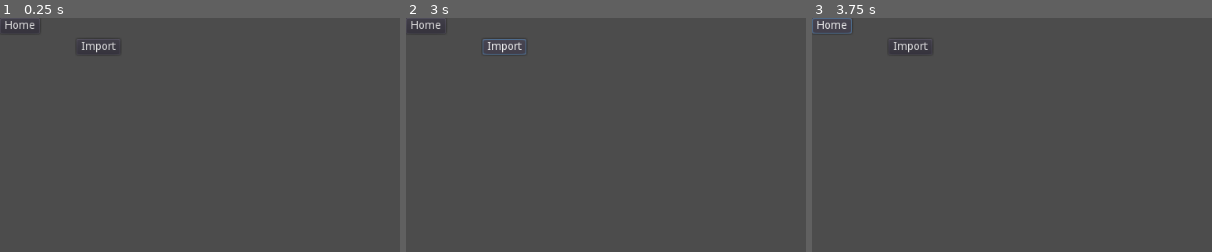
Above: before the commit, frames 1-3 (left to right).
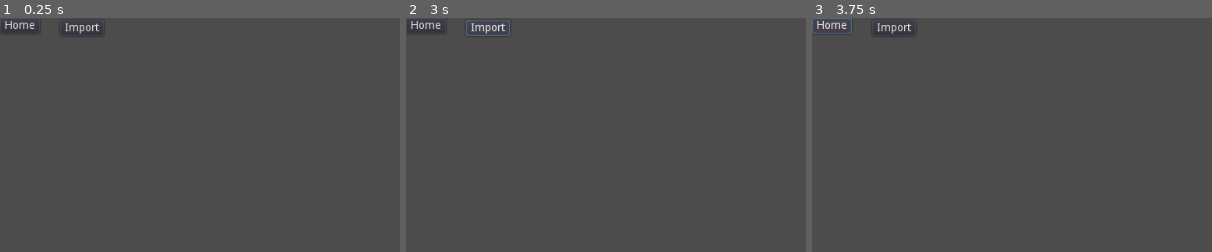
Above: after the commit, the same moments.

Repository: Apexal/wrathskeller
Game: Godot game, scene res://src/scenes/characters/ManageCharacter.tscn
The game is run twice, just before and just after one commit, with the same random seed, the same clock (stepped at 60 frames per second) and the same inputs. This scene is started directly instead of the project's main scene.
Inputs:
- Up to frame 1 (0.25 s): no input
- Up to frame 2 (3 s): click "Import" at 0.5 s; click "Home" at 1.25 s; click "Home" at 2 s; click "Import" at 2.75 s
- Up to frame 3 (3.75 s): click "Home" at 3.5 s
The pictures show only the part of the screen within x 0-50%, y 0-50%; the shares and areas given below are measured in that part.

The runs differ from the first frame. In frame 1, 0.4% of the frame differs, in the area x 15-30%, y 2-16%; in frame 2, 0.6%, in the area x 15-30%, y 0-16%; in frame 3, 0.4%.

Commit message:
Add experimental save and load

Diff:
--- /dev/null
+++ b/src/actors/players/Character.tscn
@@ -0,0 +1,283 @@
+[gd_scene load_steps=11 format=2]
+
+[ext_resource path="res://src/actors/players/frank/sprites/frank2.png" type="Texture" id=1]
+[ext_resource path="res://src/actors/players/player.gd" type="Script" id=2]
+
+[sub_resource type="RectangleShape2D" id=61]
+extents = Vector2( 54, 20.8253 )
+
+[sub_resource type="RectangleShape2D" id=60]
+extents = Vector2( 36.5, 138 )
+
+[sub_resource type="Animation" id=76]
+resource_name = "LightPunch"
+length = 0.2
+tracks/0/type = "value"
+tracks/0/path = NodePath("Sprite:frame")
+tracks/0/interp = 1
+tracks/0/loop_wrap = true
+tracks/0/imported = false
+tracks/0/enabled = true
+tracks/0/keys = {
+"times": PoolRealArray( 0, 0.1 ),
+"transitions": PoolRealArray( 1, 1 ),
+"update": 1,
+"values": [ 8, 3 ]
+}
+tracks/1/type = "value"
+tracks/1/path = NodePath("HitArea/HitCollider:shape")
+tracks/1/interp = 1
+tracks/1/loop_wrap = true
+tracks/1/imported = false
+tracks/1/enabled = true
+tracks/1/keys = {
+"times": PoolRealArray( 0, 0.1 ),
+"transitions": PoolRealArray( 1, 1 ),
+"update": 1,
+"values": [ SubResource( 61 ), SubResource( 61 ) ]
+}
+tracks/2/type = "value"
+tracks/2/path = NodePath("BodyCollider:position")
+tracks/2/interp = 1
+tracks/2/loop_wrap = true
+tracks/2/imported = false
+tracks/2/enabled = true
+tracks/2/keys = {
+"times": PoolRealArray( 0, 0.1 ),
+"transitions": PoolRealArray( 1, 1 ),
+"update": 0,
+"values": [ Vector2( -4, 23.7379 ), Vector2( 6.25004, 27.6943 ) ]
+}
+tracks/3/type = "value"
+tracks/3/path = NodePath("BodyCollider:shape")
+tracks/3/interp = 1
+tracks/3/loop_wrap = true
+tracks/3/imported = false
+tracks/3/enabled = true
+tracks/3/keys = {
+"times": PoolRealArray( 0.1 ),
+"transitions": PoolRealArray( 1 ),
+"update": 1,
+"values": [ SubResource( 60 ) ]
+}
+
+[sub_resource type="Animation" id=67]
+length = 0.2
+tracks/0/type = "value"
+tracks/0/path = NodePath("Sprite:frame")
+tracks/0/interp = 1
+tracks/0/loop_wrap = true
+tracks/0/imported = false
+tracks/0/enabled = true
+tracks/0/keys = {
+"times": PoolRealArray( 0 ),
+"transitions": PoolRealArray( 1 ),
+"update": 0,
+"values": [ 7 ]
+}
+tracks/1/type = "value"
+tracks/1/path = NodePath("BodyCollider:shape:extents")
+tracks/1/interp = 1
+tracks/1/loop_wrap = true
+tracks/1/imported = false
+tracks/1/enabled = true
+tracks/1/keys = {
+"times": PoolRealArray( 0 ),
+"transitions": PoolRealArray( 1 ),
+"update": 0,
+"values": [ Vector2( 36.5, 138 ) ]
+}
+tracks/2/type = "value"
+tracks/2/path = NodePath("BodyCollider:position")
+tracks/2/interp = 1
+tracks/2/loop_wrap = true
+tracks/2/imported = false
+tracks/2/enabled = true
+tracks/2/keys = {
+"times": PoolRealArray( 0 ),
+"transitions": PoolRealArray( 1 ),
+"update": 0,
+"values": [ Vector2( -15, 21 ) ]
+}
+tracks/3/type = "value"
+tracks/3/path = NodePath("HitArea/HitCollider:disabled")
+tracks/3/interp = 1
+tracks/3/loop_wrap = true
+tracks/3/imported = false
+tracks/3/enabled = true
+tracks/3/keys = {
+"times": PoolRealArray( 0 ),
+"transitions": PoolRealArray( 1 ),
+"update": 1,
+"values": [ true ]
+}
+tracks/4/type = "value"
+tracks/4/path = NodePath("HitArea/HitCollider:shape")
+tracks/4/interp = 1
+tracks/4/loop_wrap = true
+tracks/4/imported = false
+tracks/4/enabled = true
+tracks/4/keys = {
+"times": PoolRealArray( 0 ),
+"transitions": PoolRealArray( 1 ),
+"update": 0,
+"values": [ SubResource( 61 ) ]
+}
+tracks/5/type = "value"
+tracks/5/path = NodePath("BodyCollider:shape")
+tracks/5/interp = 1
+tracks/5/loop_wrap = true
+tracks/5/imported = false
+tracks/5/enabled = true
+tracks/5/keys = {
+"times": PoolRealArray( 0 ),
+"transitions": PoolRealArray( 1 ),
+"update": 0,
+"values": [ SubResource( 60 ) ]
+}
+
+[sub_resource type="Animation" id=69]
+resource_name = "crouch"
+tracks/0/type = "value"
+tracks/0/path = NodePath("Sprite:frame")
+tracks/0/interp = 1
+tracks/0/loop_wrap = true
+tracks/0/imported = false
+tracks/0/enabled = true
+tracks/0/keys = {
+"times": PoolRealArray( 0 ),
+"transitions": PoolRealArray( 1 ),
+"update": 1,
+"values": [ 6 ]
+}
+tracks/1/type = "value"
+tracks/1/path = NodePath("BodyCollider:shape:extents")
+tracks/1/interp = 1
+tracks/1/loop_wrap = true
+tracks/1/imported = false
+tracks/1/enabled = true
+tracks/1/keys = {
+"times": PoolRealArray( 0 ),
+"transitions": PoolRealArray( 1 ),
+"update": 0,
+"values": [ Vector2( 36.5, 72.0819 ) ]
+}
+tracks/2/type = "value"
+tracks/2/path = NodePath("BodyCollider:position")
+tracks/2/interp = 1
+tracks/2/loop_wrap = true
+tracks/2/imported = false
+tracks/2/enabled = true
+tracks/2/keys = {
+"times": PoolRealArray( 0 ),
+"transitions": PoolRealArray( 1 ),
+"update": 0,
+"values": [ Vector2( 9, 86.9181 ) ]
+}
+
+[sub_resource type="Animation" id=68]
+resource_name = "idle"
+length = 0.4
+loop = true
+tracks/0/type = "value"
+tracks/0/path = NodePath("Sprite:frame")
+tracks/0/interp = 1
+tracks/0/loop_wrap = true
+tracks/0/imported = false
+tracks/0/enabled = true
+tracks/0/keys = {
+"times": PoolRealArray( 0, 0.2 ),
+"transitions": PoolRealArray( 1, 1 ),
+"update": 1,
+"values": [ 7, 8 ]
+}
+tracks/1/type = "value"
+tracks/1/path = NodePath("BodyCollider:shape:extents")
+tracks/1/interp = 1
+tracks/1/loop_wrap = true
+tracks/1/imported = false
+tracks/1/enabled = true
+tracks/1/keys = {
+"times": PoolRealArray( 0 ),
+"transitions": PoolRealArray( 1 ),
+"update": 0,
+"values": [ Vector2( 36.5, 138 ) ]
+}
+tracks/2/type = "value"
+tracks/2/path = NodePath("BodyCollider:position")
+tracks/2/interp = 1
+tracks/2/loop_wrap = true
+tracks/2/imported = false
+tracks/2/enabled = true
+tracks/2/keys = {
+"times": PoolRealArray( 0 ),
+"transitions": PoolRealArray( 1 ),
+"update": 0,
+"values": [ Vector2( -15, 21 ) ]
+}
+
+[sub_resource type="AnimationNodeStateMachine" id=71]
+graph_offset = Vector2( 0, 26.3903 )
+
+[sub_resource type="AnimationNodeStateMachinePlayback" id=72]
+
+[node name="Frank" type="KinematicBody2D"]
+position = Vector2( 100, 394 )
+scale = Vector2( 1, 1.01104 )
+script = ExtResource( 2 )
+gravity = 20.0
+
+[node name="AnimationPlayer" type="AnimationPlayer" parent="."]
+anims/LightPunch = SubResource( 76 )
+anims/RESET = SubResource( 67 )
+anims/crouch = SubResource( 69 )
+anims/idle = SubResource( 68 )
+
+[node name="AnimationTree" type="AnimationTree" parent="."]
+tree_root = SubResource( 71 )
+anim_player = NodePath("../AnimationPlayer")
+parameters/playback = SubResource( 72 )
+
+[node name="Sprite" type="Sprite" parent="."]
+position = Vector2( 0, 4.94537 )
+scale = Vector2( 0.376866, 0.372751 )
+texture = ExtResource( 1 )
+hframes = 9
+frame = 7
+
+[node name="BodyCollider" type="CollisionShape2D" parent="."]
+position = Vector2( -15, 21 )
+scale = Vector2( 0.999997, 1 )
+shape = SubResource( 60 )
+
+[node name="HitArea" type="Area2D" parent="."]
+
+[node name="HitCollider" type="CollisionShape2D" parent="HitArea"]
+modulate = Color( 1, 0, 0, 1 )
+position = Vector2( 106, -80.1155 )
+shape = SubResource( 61 )
+disabled = true
+
+[node name="AudioPlayer" type="AudioStreamPlayer2D" parent="."]
+
+[node name="Attacks" type="Node" parent="."]
+
+[node name="Attack" type="Label" parent="."]
+margin_left = -35.0
+margin_top = -145.395
+margin_right = 5.0
+margin_bottom = -131.395
+text = "Attack"
+__meta__ = {
+"_edit_use_anchors_": false
+}
+
+[node name="State" type="Label" parent="."]
+margin_left = -34.0
+margin_top = -166.166
+margin_right = 6.0
+margin_bottom = -152.166
+text = "State"
+__meta__ = {
+"_edit_use_anchors_": false
+}
--- /dev/null
+++ b/src/scenes/characters/ManageCharacter.gd
@@ -0,0 +1,38 @@
+extends Control
+
+export(PackedScene) var character_template: PackedScene
+
+func _create_character(character_data: Dictionary):
+	"""TODO"""
+
+	var character_root := character_template.instance()
+	character_root.name = character_data["name"]
+	return character_root
+
+func _save_character(character_node):
+	var scene = PackedScene.new()
+	var result = scene.pack(character_node)
+	if result == OK:
+		var error := ResourceSaver.save("user://" + character_node.name + ".scn", scene)
+		if error != OK:
+			print(error)
+			push_error("An error occurred while saving the character to disk.")
+
+func _on_Import_pressed():
+	_save_character(_create_character({
+		"name": "No"
+	}))
+
+func _ready():
+	var dir = Directory.new()
+	if dir.open("user://") == OK:
+		dir.list_dir_begin()
+		var file_name = dir.get_next()
+		while file_name != "":
+			if not dir.current_is_dir():
+				if file_name.ends_with(".scn"):
+					var character = load("user://" + file_name).instance()
+					var label = Label.new()
+					label.text = character.name
+					$GridContainer.add_child(label)
+			file_name = dir.get_next()
--- a/src/scenes/characters/ManageCharacter.tscn
+++ b/src/scenes/characters/ManageCharacter.tscn
@@ -1,11 +1,16 @@
-[gd_scene format=2]
+[gd_scene load_steps=3 format=2]
+
+[ext_resource path="res://src/scenes/characters/ManageCharacter.gd" type="Script" id=1]
+[ext_resource path="res://src/actors/players/Character.tscn" type="PackedScene" id=2]
 
 [node name="ManageCharacters" type="Control"]
 anchor_right = 1.0
 anchor_bottom = 1.0
+script = ExtResource( 1 )
 __meta__ = {
 "_edit_use_anchors_": false
 }
+character_template = ExtResource( 2 )
 
 [node name="Home" type="Button" parent="."]
 margin_right = 12.0
@@ -13,8 +18,22 @@
 text = "Home"
 
 [node name="Import" type="Button" parent="."]
-margin_left = 98.0
-margin_top = 27.0
-margin_right = 149.0
-margin_bottom = 47.0
+margin_left = 77.0
+margin_top = 3.0
+margin_right = 133.0
+margin_bottom = 23.0
 text = "Import"
+__meta__ = {
+"_edit_use_anchors_": false
+}
+
+[node name="GridContainer" type="GridContainer" parent="."]
+margin_top = 40.0
+margin_right = 1024.0
+margin_bottom = 600.0
+columns = 6
+__meta__ = {
+"_edit_use_anchors_": false
+}
+
+[connection signal="pressed" from="Import" to="." method="_on_Import_pressed"]
